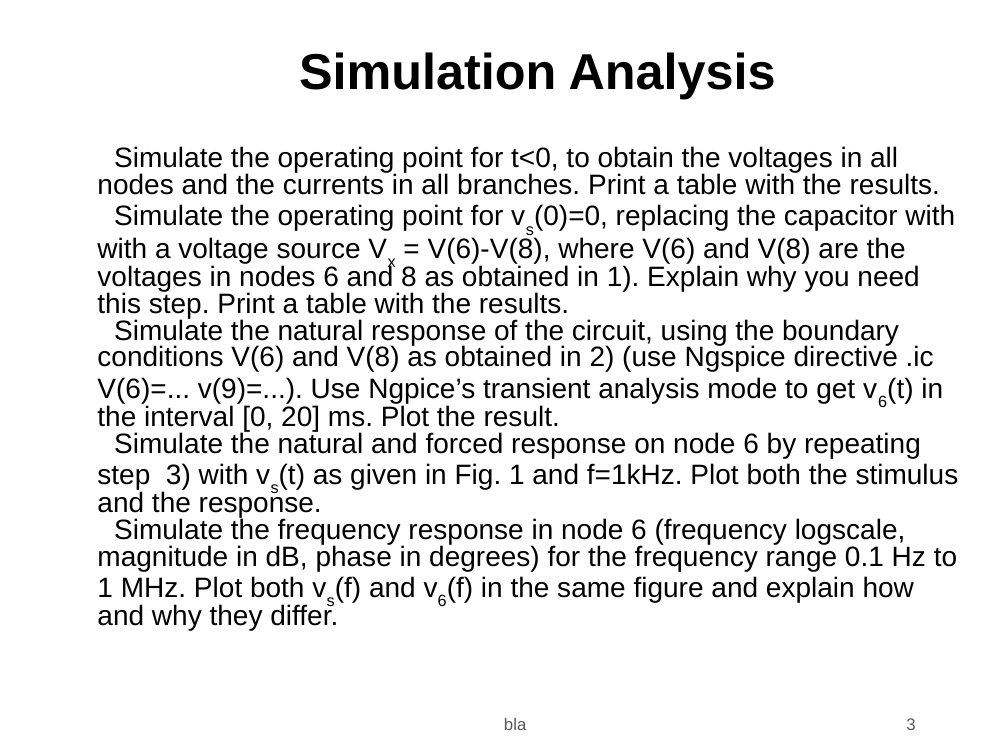
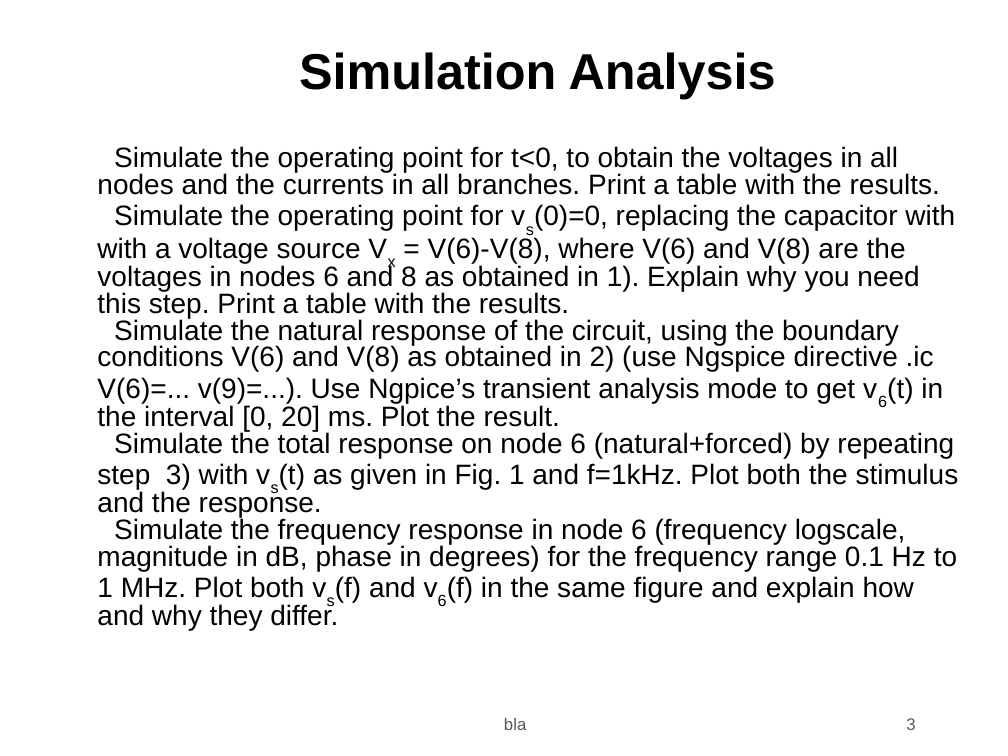
Before and after one commit to Jdinis8/TCFE, a slide deck: slide 3 of t2/t2.odp. Drawn at 1008x756 pixels with LibreOffice and Linux fonts; fonts in the diff are those of the drawing; background and template pictures are left out. Boxes give left, top, right and bottom in pixels: in the first picture for what was removed or moved away, otherwise in the second. Text is boxed around its words. In the diff, an @@ line names an element or a change of style, - is before the commit and + after.

```diff
--- a/t2/t2.odp
+++ b/t2/t2.odp
@@ text at bbox=[97, 431, 959, 517]: text changed @@
-4) Simulate the natural and forced response on node 6 by repeating step 3) with vs(t) as given in Fig. 1 and f=1kHz. Plot both the stimulus and the response.
+4) Simulate the total response on node 6 (natural+forced) by repeating step 3) with vs(t) as given in Fig. 1 and f=1kHz. Plot both the stimulus and the response.
```
Also in this commit, not shown: 2 other slides changed, 14 other files.
